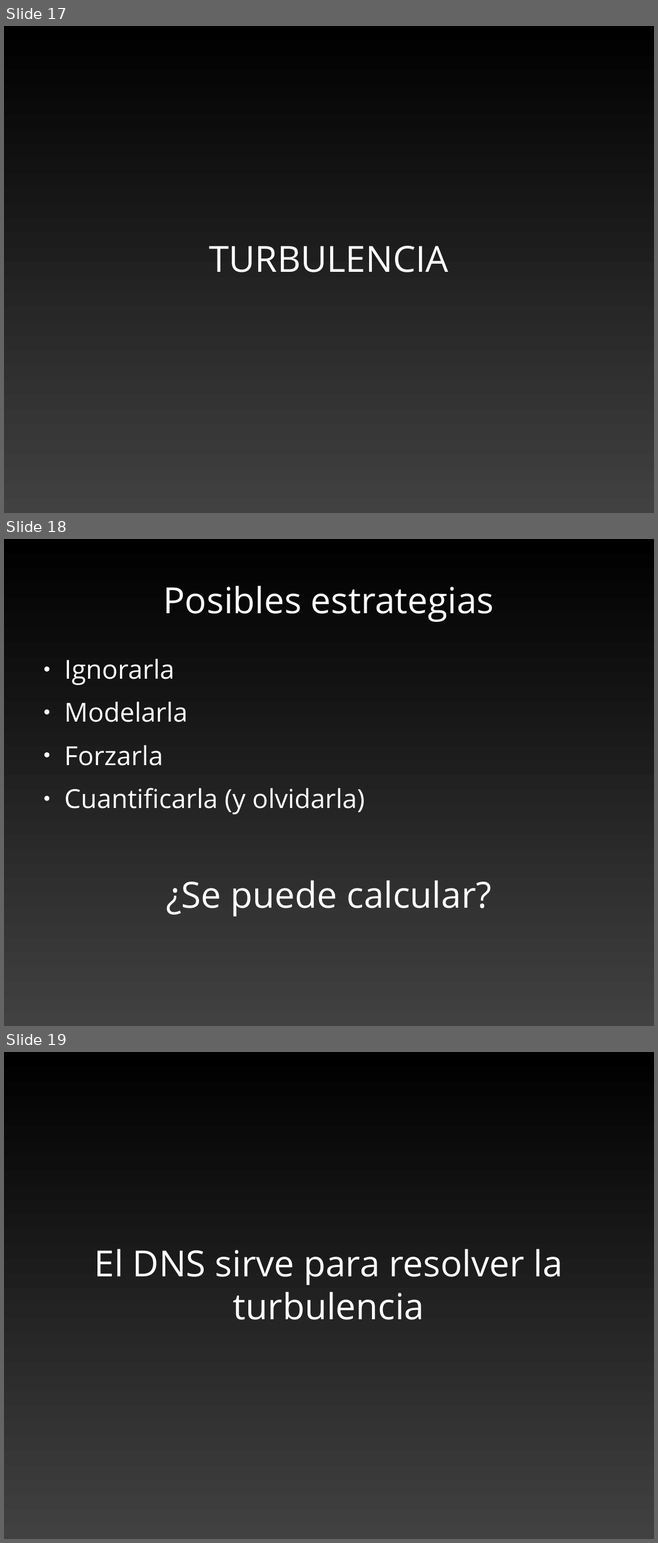
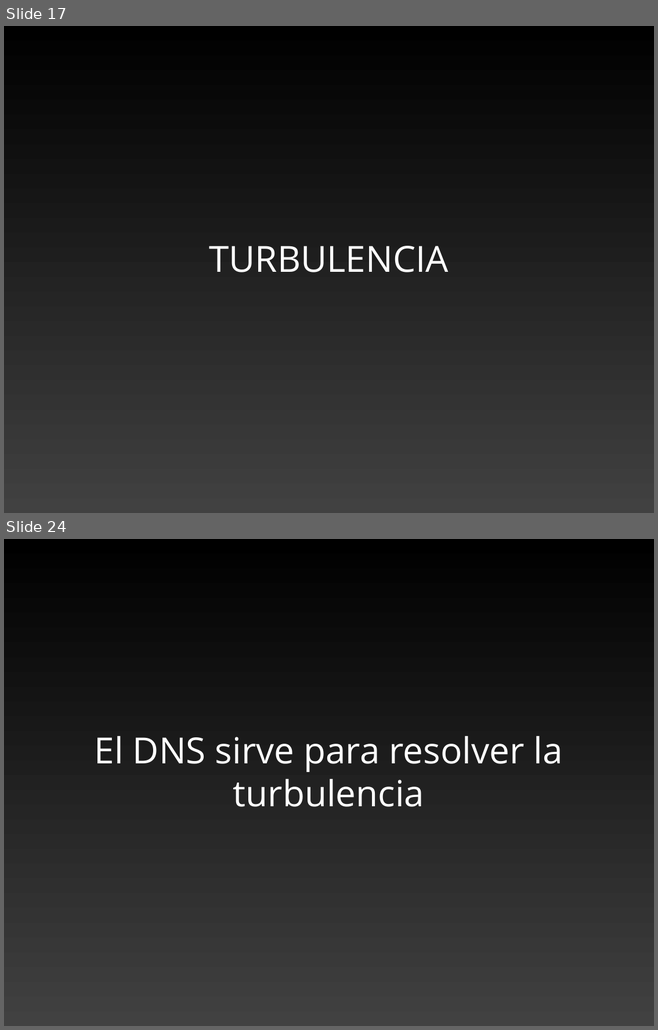
Before and after one commit to guillemborrell/CursoScripting, a slide deck: clases/valencia_2010/valencia_global.odp. Shown one above the other, each under a label of ours: slides 17, 18 and 19 before the commit, slides 17 and 24 after it; the slides between them are not shown. The pictures are 658x1543 and 658x1030 pixels, drawn with LibreOffice and Linux fonts; fonts in the diff are those of the drawing. Boxes give left, top, right and bottom in pixels: in the first picture for what was removed or moved away, otherwise in the second. Text is boxed around its words. In the diff, an @@ line names an element or a change of style, - is before the commit and + after.

```diff
--- a/clases/valencia_2010/valencia_global.odp
+++ b/clases/valencia_2010/valencia_global.odp
@@ slide 18 removed at <box>4,539,654,1026</box>, background gradient #000000 to #414141 @@
@@ title removed at <box>164,586,494,622</box> @@
-Posibles estrategias
@@ text removed at <box>64,658,365,815</box> @@
-● Ignorarla
-● Modelarla
-● Forzarla
-● Cuantificarla (y olvidarla)
@@ title removed at <box>166,881,491,917</box> @@
-¿Se puede calcular?
@@ what was slide 19 is now slide 24 @@
```
Also in this commit, not shown: 6 slides added, 5 other files.
